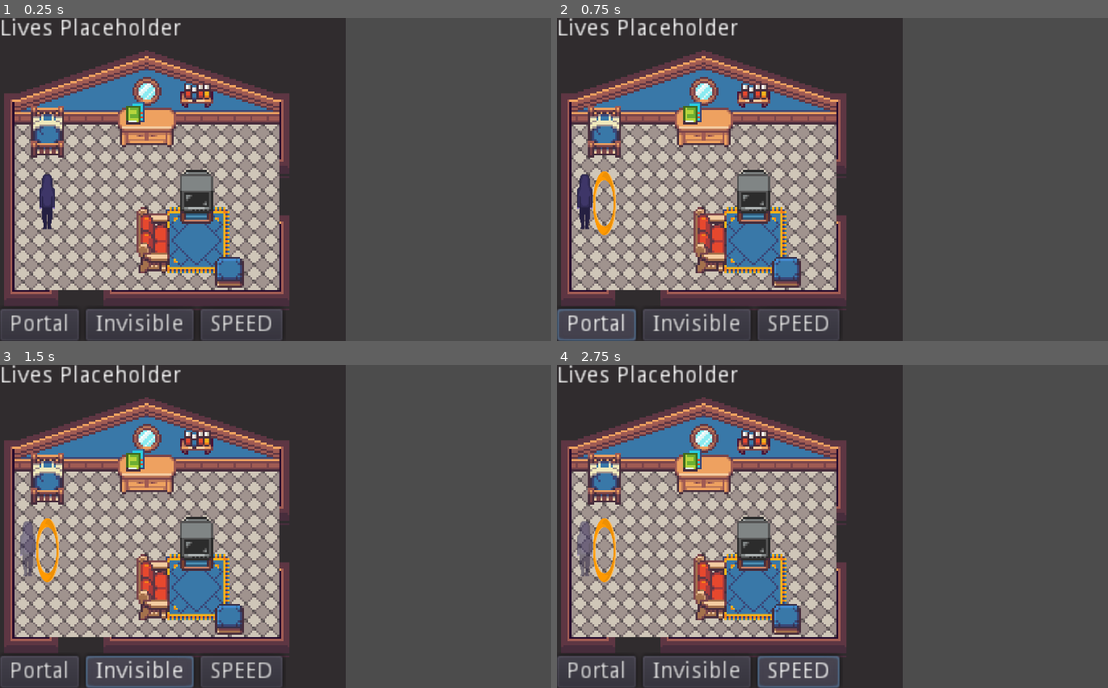
Above: before the commit, frames 1-4 (two rows, left to right).
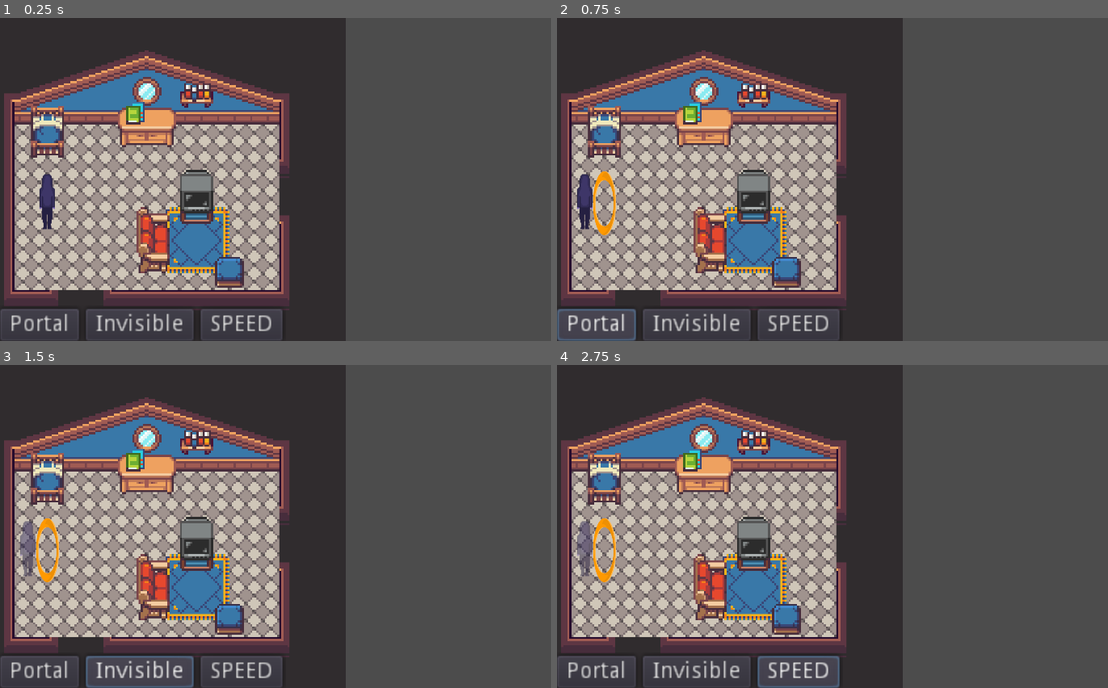
Above: after the commit, the same moments.

Repository: JayTheDaniels/The-Astral-Project
Game: Godot game, scene res://Src/Levels/Level_Base.tscn
Same seed, same stepped clock (60 frames per second), same inputs: the game is played once before the commit and once after it.
Inputs:
- Up to frame 1 (0.25 s): no input
- Up to frame 2 (0.75 s): click "Portal" at 0.5 s
- Up to frame 3 (1.5 s): click "Invisible" at 1.25 s
- Up to frame 4 (2.75 s): click "SPEED" at 2 s

The runs differ from the first frame. In frame 1, 0.7% of the frame differs, in the area x 0-33%, y 0-6%; in frame 2, 0.7%; in frame 3, 0.7%; in frame 4, 0.7%.

Commit message:
Leela Update
Adds dialogue system and Leela

Diff:
--- /dev/null
+++ b/Src/Code/Game.gd
@@ -0,0 +1,15 @@
+extends Node
+
+#top level code for tracking data across levels
+
+signal lives_updated
+
+var total_lives = 9
+var remaining_lives = 9 setget set_lives, get_lives
+
+func set_lives(value: int) -> void:
+	remaining_lives = value
+	emit_signal("lives_updated")
+
+func get_lives() -> int:
+	return remaining_lives
--- a/Src/Code/Player.gd
+++ b/Src/Code/Player.gd
@@ -55,6 +55,8 @@
 	if body == self:
 		#print ("interacting with self, ignored")
 		return
+	if body == get_parent().get_node("Room"):
+		return
 	can_interact = true
 	curr_target = body
 	print("can interact with " + curr_target.name)
--- /dev/null
+++ b/Src/Code/PopupDialog.gd
@@ -0,0 +1,21 @@
+extends PopupDialog
+
+var dialogue setget dialogue_set
+
+
+func dialogue_set(text):
+	dialogue = text
+	$VBoxContainer/Dialogue.text = text
+
+func open():
+	get_tree().paused = true
+	popup()
+
+func close():
+	get_tree().paused = false
+	hide()
+
+func _input(event):
+	if event is InputEventKey:
+		if event.scancode == KEY_ESCAPE:
+			close()
--- /dev/null
+++ b/Src/Code/UI.gd
@@ -0,0 +1,13 @@
+extends Control
+
+onready var scene_tree: = get_tree()
+onready var lives: Label = get_node("CanvasLayer/Lives")
+
+#lives are currently displayed by text, replace with cat pic
+
+func _ready() -> void:
+	Game.connect("lives_updated", self, "update_interface")
+	update_interface()
+
+func update_interface() -> void:
+	lives.text = "Remaining Lives: %s" % Game.remaining_lives
--- /dev/null
+++ b/Src/Game Objects/Leela.gd
@@ -0,0 +1,22 @@
+extends KinematicBody2D
+
+var follow_player := false
+var speed = 100
+onready var dialogue = get_parent().get_node("UI/CanvasLayer/PopupDialog")
+onready var player = get_parent().get_node("Player")
+
+func _physics_process(delta):
+	if follow_player == true:
+		var dir = (player.global_position - global_position).normalized()
+		move_and_collide(dir * speed * delta)
+
+func interaction():
+	print("Is interacting with " + self.name)
+	dialogue.dialogue = "Hiya friend, I'm Leela!"
+	dialogue.open()
+	#dialogue.dialogue = "Not common to see humans around here. I'm coming with you for a bit"
+	get_parent().get_node("UI/CanvasLayer/Lives").show()
+	follow()
+
+func follow():
+	follow_player = true
--- /dev/null
+++ b/Src/Game Objects/Leela.tscn
@@ -0,0 +1,20 @@
+[gd_scene load_steps=4 format=2]
+
+[ext_resource path="res://Assets/IMG-0848.PNG" type="Texture" id=1]
+[ext_resource path="res://Src/Game Objects/Leela.gd" type="Script" id=2]
+
+[sub_resource type="CircleShape2D" id=1]
+radius = 8.40639
+
+[node name="Leela" type="KinematicBody2D"]
+collision_layer = 2
+script = ExtResource( 2 )
+
+[node name="Sprite" type="Sprite" parent="."]
+position = Vector2( -0.33371, 0 )
+scale = Vector2( 0.395151, 0.395151 )
+texture = ExtResource( 1 )
+hframes = 6
+
+[node name="CollisionShape2D" type="CollisionShape2D" parent="."]
+shape = SubResource( 1 )
--- a/Src/Levels/Astral_Level_Base.tscn
+++ b/Src/Levels/Astral_Level_Base.tscn
@@ -1,8 +1,9 @@
-[gd_scene load_steps=4 format=2]
+[gd_scene load_steps=5 format=2]
 
 [ext_resource path="res://Assets/darkPurple.png" type="Texture" id=1]
 [ext_resource path="res://Src/UI/UI.tscn" type="PackedScene" id=2]
 [ext_resource path="res://Src/Game Objects/Player.tscn" type="PackedScene" id=3]
+[ext_resource path="res://Src/Game Objects/Leela.tscn" type="PackedScene" id=4]
 
 [node name="Astral_Level_Base" type="Node2D"]
 
@@ -21,3 +22,7 @@
 position = Vector2( 160.094, 54.9846 )
 
 [node name="UI" parent="." instance=ExtResource( 2 )]
+
+[node name="Leela" parent="." instance=ExtResource( 4 )]
+position = Vector2( 97.8544, 52.5792 )
+collision_layer = 1
--- a/Src/Levels/Level_Base.tscn
+++ b/Src/Levels/Level_Base.tscn
@@ -1,7 +1,8 @@
-[gd_scene load_steps=4 format=2]
+[gd_scene load_steps=5 format=2]
 
 [ext_resource path="res://Src/Game Objects/Player.tscn" type="PackedScene" id=1]
 [ext_resource path="res://Assets/bedroom3_realworld.png" type="Texture" id=2]
+[ext_resource path="res://Src/Code/Object_Base.gd" type="Script" id=3]
 [ext_resource path="res://Src/UI/UI.tscn" type="PackedScene" id=4]
 
 [node name="Level_Base" type="Node2D"]
@@ -22,13 +23,15 @@
 
 [node name="UI" parent="." instance=ExtResource( 4 )]
 
-[node name="StaticBody2D" type="StaticBody2D" parent="."]
+[node name="Room" type="StaticBody2D" parent="."]
+script = ExtResource( 3 )
 
-[node name="CollisionPolygon2D" type="CollisionPolygon2D" parent="StaticBody2D"]
+[node name="CollisionPolygon2D" type="CollisionPolygon2D" parent="Room"]
 polygon = PoolVector2Array( 8, 168, 136, 168, 136, 152, 152, 152, 152.337, 168, 176, 168, 176, 40, 104, 40, 104, 56, 72, 64, 72, 40, 40, 40, 40, 64, 24, 64, 24, 40, 8, 40, 0, -16, 216, -16, 216, 208, -32, 208, -32, -16, 0, -16, 0, -16, 8, 40 )
 
-[node name="StaticBody2D2" type="StaticBody2D" parent="."]
+[node name="Furniture" type="StaticBody2D" parent="."]
 position = Vector2( 104, 160 )
+script = ExtResource( 3 )
 
-[node name="CollisionPolygon2D" type="CollisionPolygon2D" parent="StaticBody2D2"]
+[node name="CollisionPolygon2D" type="CollisionPolygon2D" parent="Furniture"]
 polygon = PoolVector2Array( 0, -32, -16, -32, -16, -40, 8, -40, 8, -64, 24, -64, 24, -48, 0, -40 )
--- /dev/null
+++ b/Src/UI/PopupDialog.tscn
@@ -0,0 +1,45 @@
+[gd_scene load_steps=2 format=2]
+
+[ext_resource path="res://Src/Code/PopupDialog.gd" type="Script" id=1]
+
+[node name="PopupDialog" type="PopupDialog"]
+pause_mode = 2
+anchor_left = 0.5
+anchor_top = 0.5
+anchor_right = 0.5
+anchor_bottom = 0.5
+margin_left = -169.5
+margin_top = 59.0
+margin_right = 170.5
+margin_bottom = 99.0
+popup_exclusive = true
+script = ExtResource( 1 )
+__meta__ = {
+"_edit_use_anchors_": false
+}
+
+[node name="ColorRect" type="ColorRect" parent="."]
+anchor_right = 1.0
+anchor_bottom = 1.0
+color = Color( 1, 0, 0.772549, 0.254902 )
+__meta__ = {
+"_edit_use_anchors_": false
+}
+
+[node name="VBoxContainer" type="VBoxContainer" parent="."]
+anchor_top = 1.0
+anchor_right = 1.0
+anchor_bottom = 1.0
+margin_top = -38.0
+margin_bottom = -1.0
+__meta__ = {
+"_edit_use_anchors_": false
+}
+
+[node name="Dialogue" type="Label" parent="VBoxContainer"]
+margin_right = 340.0
+margin_bottom = 14.0
+text = "Temp dialogue text!"
+__meta__ = {
+"_edit_use_anchors_": false
+}
--- a/Src/UI/UI.tscn
+++ b/Src/UI/UI.tscn
@@ -1,12 +1,15 @@
-[gd_scene load_steps=4 format=2]
+[gd_scene load_steps=6 format=2]
 
 [ext_resource path="res://Src/Code/PortalButton.gd" type="Script" id=1]
 [ext_resource path="res://Src/Code/InvisibleButton.gd" type="Script" id=2]
 [ext_resource path="res://Src/Code/SpeedButton.gd" type="Script" id=3]
+[ext_resource path="res://Src/Code/UI.gd" type="Script" id=4]
+[ext_resource path="res://Src/UI/PopupDialog.tscn" type="PackedScene" id=5]
 
 [node name="UI" type="Control"]
 anchor_right = 1.0
 anchor_bottom = 1.0
+script = ExtResource( 4 )
 __meta__ = {
 "_edit_use_anchors_": false
 }
@@ -16,10 +19,11 @@
 "_editor_description_": "Just keeps everything in place"
 }
 
-[node name="Label" type="Label" parent="CanvasLayer"]
+[node name="Lives" type="Label" parent="CanvasLayer"]
+visible = false
 margin_right = 112.0
 margin_bottom = 14.0
-text = "Lives Placeholder"
+text = "Lives Placeholder: %s"
 __meta__ = {
 "_edit_use_anchors_": false
 }
@@ -58,6 +62,8 @@
 margin_bottom = 20.0
 text = "SPEED"
 script = ExtResource( 3 )
+
+[node name="PopupDialog" parent="CanvasLayer" instance=ExtResource( 5 )]
 [connection signal="pressed" from="CanvasLayer/HBoxContainer/PortalButton" to="CanvasLayer/HBoxContainer/PortalButton" method="_on_Button_pressed"]
 [connection signal="pressed" from="CanvasLayer/HBoxContainer/InvisibleButton" to="CanvasLayer/HBoxContainer/InvisibleButton" method="_on_InvisibleButton_pressed"]
 [connection signal="pressed" from="CanvasLayer/HBoxContainer/SpeedButton" to="CanvasLayer/HBoxContainer/SpeedButton" method="_on_SpeedButton_pressed"]
--- a/project.godot
+++ b/project.godot
@@ -18,6 +18,10 @@
 config/name="The Astral Project"
 run/main_scene="res://Src/Levels/Level_Base.tscn"
 config/icon="res://icon.png"
+
+[autoload]
+
+Game="*res://Src/Code/Game.gd"
 
 [display]
 
Not shown, changed: .mono/metadata/ide_messaging_meta.txt
Binary file added: Assets/IMG-0848.PNG
Not shown, added: Assets/IMG-0848.PNG.import
Binary file added: Assets/IMG-0848.jpg
Not shown, added: Assets/IMG-0848.jpg.import
Binary file added: Assets/IMG-0849.PNG
Not shown, added: Assets/IMG-0849.PNG.import
Not shown, added: Assets/TempCat.png.import
Not shown, added: Build/AstralProject.png.import
Not shown, added: Build/favicon.png.import
Not shown, added: export_presets.cfg
Not shown, added: Build/AstralProject.js
(and 6 more such lines)
